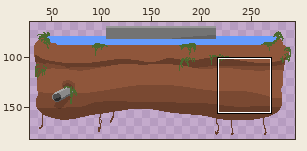
A pixel-art file gets an edit: public/assets/sprite_island_lake.aseprite. The picture above shows the old version from afar; the outline marks the close-up.
Close-up. Old version:
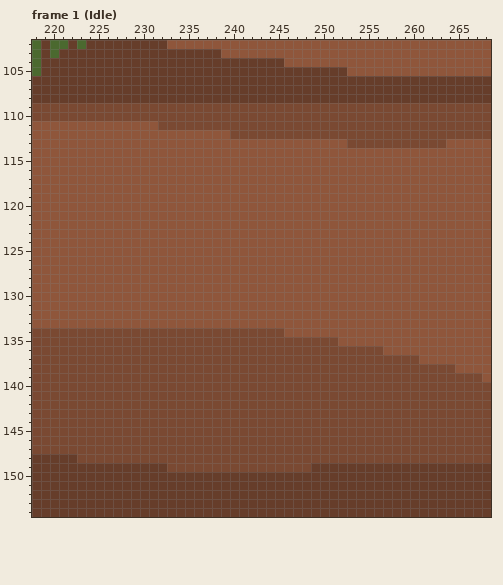
320x320 pixels, 16 frames. Shown: frame 1 (Idle): x 218..268, y 102..154. The wide view leaves out empty margins. The commit also changed other frames or places, which this record leaves out.
New version:
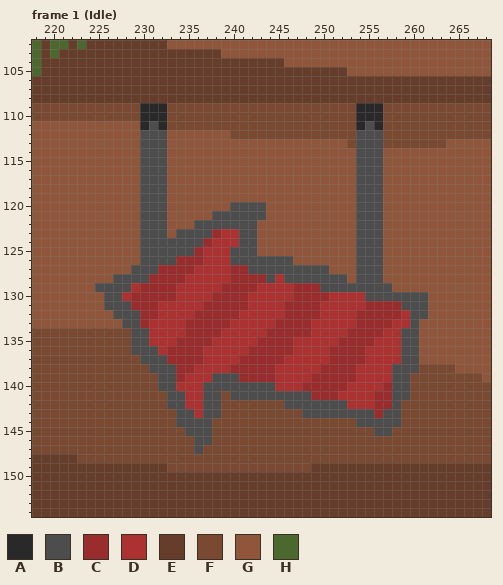
Palette (. is transparent): A #292929  B #4d4d4d  C #992c2c  D #ac3232  E #663d2a  F #7a4932  G #8f563b  H #4b692f
Edits made:
layer "Layer 5" added
layer "Layer 6" added
Frame 1 (Idle), layers "Layer 6", "Layer 5":
y 109..110: x 230..232 FFF -> AAA; x 254..256 FFF -> AAA
y 111: x 230..232 GGF -> ABA; x 254..256 FFF -> ABA
y 112..113: x 230..232 GGG -> BBB; x 254..256 FFF -> BBB
y 114..119: x 230..232 GGG -> BBB; x 254..256 GGG -> BBB
y 120: x 230..232 GGG -> BBB; x 240..243 GGGG -> BBBB; x 254..256 GGG -> BBB
y 121: x 230..232 GGG -> BBB; x 238..243 GGGGGG -> BBBBBB; x 254..256 GGG -> BBB
y 122: x 230..232 GGG -> BBB; x 236..242 GGGGGGG -> BBBBBBB; x 254..256 GGG -> BBB
y 123: x 230..232 GGG -> BBB; x 234..242 GGGGGGGGG -> BBBBCDDBB; x 254..256 GGG -> BBB
y 124: x 230..242 GGGGGGGGGGGGG -> BBBBBBBCDDDBB; x 254..256 GGG -> BBB
y 125: x 230..242 GGGGGGGGGGGGG -> BBBBBBCDDDBBB; x 254..256 GGG -> BBB
y 126: x 230..246 GGGGGGGGGGGGGGGGG -> BBBBCCCDDDBBBBBBB; x 254..256 GGG -> BBB
y 127: x 229..250 GGGGGGGGGGGGGGGGGGGGGG -> BBBCCCCDDDDCCBBBBBBBBB; x 254..256 GGG -> BBB
y 128: x 227..252 GGGGGGGGGGGGGGGGGGGGGGGGGG -> BBBBCCCCDDDDDCCCCBDBBBBBBB; x 254..256 GGG -> BBB
y 129: x 225..257 GGGGGGGGGGGGGGGGGGGGGGGGGGGGGGGGG -> BBBBDCCCCDDDDDCCCCDDDDCCCBBBBBBBB
y 130: x 226..261 GGGGGGGGGGGGGGGGGGGGGGGGGGGGGGGGGGGG -> BBDCCCCCDDDDCCCCDDDDDCCCCDDDDBBBBBBB
y 131: x 226..261 GGGGGGGGGGGGGGGGGGGGGGGGGGGGGGGGGGGG -> BBBCCCDDDDDCCCCCDDDDCCCCDDDDDCCCCBBB
y 132: x 227..261 GGGGGGGGGGGGGGGGGGGGGGGGGGGGGGGGGGG -> BBBCCDDDDCCCCCDDDDDCCCCDDDDCCCCCDBB
y 133: x 228..260 GGGGGGGGGGGGGGGGGGGGGGGGGGGGGGGGG -> BBCDDDDCCCCCDDDDDCCCCDDDDDCCCCDDB
y 134: x 229..260 FFFFFFFFFFFFFFFFFGGGGGGGGGGGGGGG -> BBDDDDCCCCDDDDDCCCCCDDDDCCCCDDBB
y 135: x 229..260 FFFFFFFFFFFFFFFFFFFFFFFGGGGGGGGG -> BBDDDCCCCDDDDDCCCCDDDDDCCCCDDDBB
y 136: x 229..260 FFFFFFFFFFFFFFFFFFFFFFFFFFFFGGGG -> BBBDCCCCDDDDDCCCCCDDDDCCCCDDDDBB
y 137: x 230..260 FFFFFFFFFFFFFFFFFFFFFFFFFFFFFFF -> BBBCCCCDDDDCCCCCDDDDDCCCCDDDDBB
y 138: x 231..260 FFFFFFFFFFFFFFFFFFFFFFFFFFFFFF -> BBBCCDDDDCCCCCDDDDDCCCCDDDDBBB
y 139: x 232..259 FFFFFFFFFFFFFFFFFFFFFFFFFFFF -> BBCDDDBBBCCCCDDDDCCCCCDDDDBB
y 140: x 232..259 FFFFFFFFFFFFFFFFFFFFFFFFFFFF -> BBDDDBBBBBBBBDDDCCCCCDDDDCBB
y 141: x 233..238 FFFFFF -> BBDDBB; x 240..259 FFFFFFFFFFFFFFFFFFFF -> BBBBBBBBBCCCDDDDCCBB
y 142: x 233..238 FFFFFF -> BBDDBB; x 246..258 FFFFFFFFFFFFF -> BBBBBBBDDDCCB
y 143: x 234..238 FFFFF -> BBDBB; x 248..258 FFFFFFFFFFF -> BBBBBBBBCBB
y 144: x 234..237 FFFF -> BBBB; x 254..258 FFFFF -> BBBBB
y 145: x 235..237 FFF -> BBB; x 256..257 FF -> BB
y 146: x 236..237 FF -> BB
y 147: x 236 F -> B
Where, in picture pixels (left, top, right, bottom), the same in both close-ups:
changed: (95, 103, 428, 454)
